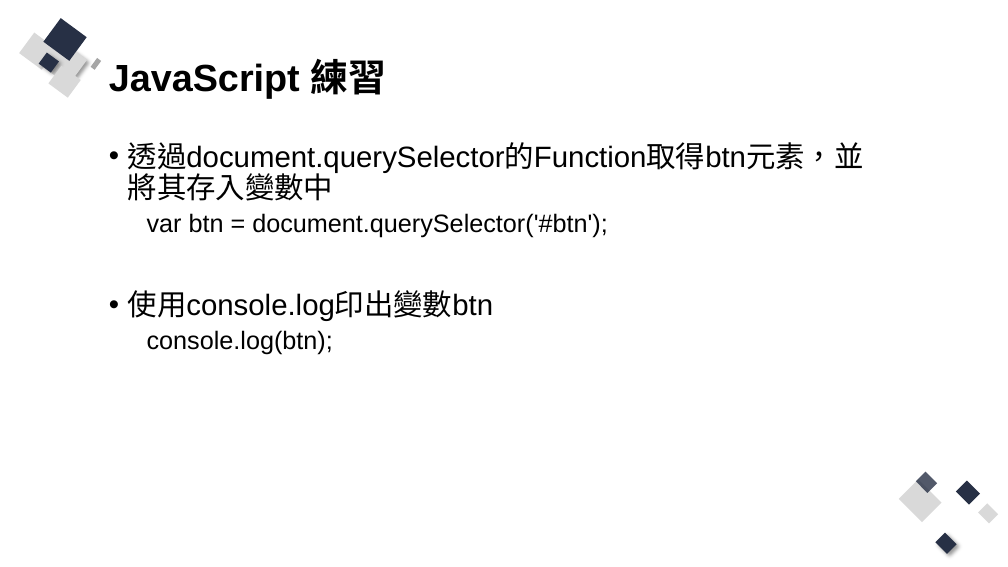
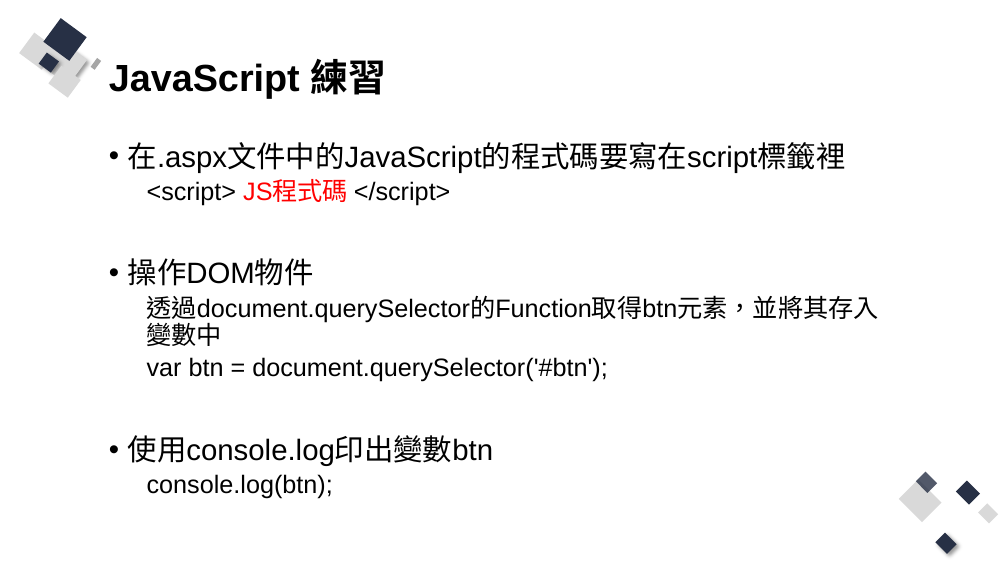
Before and after one commit to Q81JIAXIONG/-, a slide deck: slide 25 of 投影片/1.網頁基礎.pptx. Drawn at 1008x567 pixels with LibreOffice and Linux fonts; fonts in the diff are those of the drawing. Boxes give left, top, right and bottom in pixels: in the first picture for what was removed or moved away, otherwise in the second. Text is boxed around its words. In the diff, an @@ line names an element or a change of style, - is before the commit and + after.

```diff
--- a/投影片/1.網頁基礎.pptx
+++ b/投影片/1.網頁基礎.pptx
@@ text at bbox=[128, 142, 846, 286]: paragraphs added @@
+• 在.aspx文件中的JavaScript的程式碼要寫在script標籤裡
+  <script> JS程式碼 </script>
+• 操作DOM物件
@@ text at bbox=[147, 295, 879, 346]: size 28 to 24 pt in "透過document.querySelector的Function取得btn元素，並將其存入變數中"; bullet • to none; list level 1 to 2 in "透過document.querySelector的Function取得btn元素，並將其存入變數中" @@
```
Also in this commit, not shown: 5 other slides changed, 21 other files.
